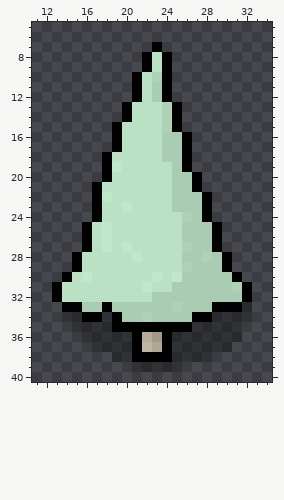
Two versions of one pixel-art sprite, artwork/sprites/paper/full_48x48/tree/tree_c_02.png. The picture above was drawn from the file before the commit.
The file is 48x48 pixels. Colours within 5 levels of each other are drawn and written as one. Shown: x 11..34, y 5..40.
After:
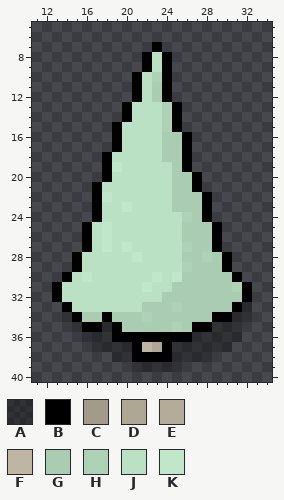
Palette (. is transparent): A #0000004d  B #000000  C #a29b8a  D #aea794  E #b4ac99  F #beb6a2  G #aaccb2  H #afd2b7  J #bbe1c4  K #c0e7ca
Change:
Colour B replaces colour A in row 34 at x 15, 18 and 29 to 30; in row 35 at x 16 to 17 and 27 to 28; in row 36 at x 19 to 20 and 25 to 26.
Colour B replaces colour C in row 36 at x 23.
Colour B replaces colour E in row 36 at x 22.
Colour G replaces colour B in row 33 at x 29 to 30; in row 34 at x 16 to 17, 19 and 27 to 28; in row 35 at x 20 to 24 and 26.
Colour H replaces colour B in row 35 at x 25.
Colour J replaces colour B in row 33 at x 15 and 18.
Colour J replaces colour G in row 32 at x 23; in row 33 at x 16 to 17 and 19 to 21.
